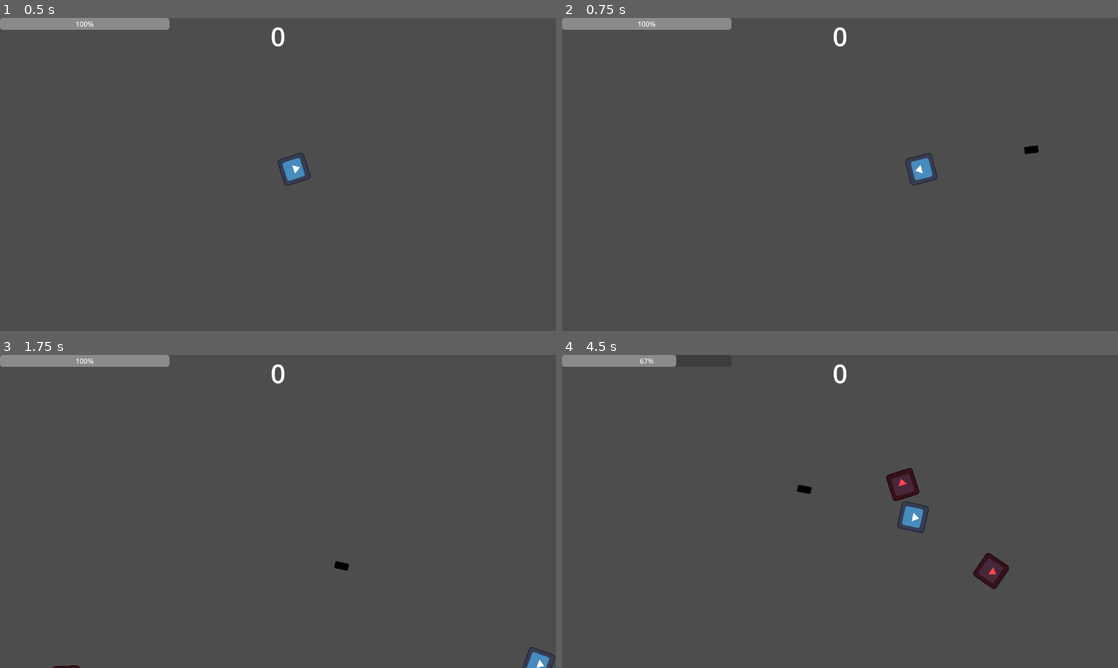
Above: before the commit, frames 1-4 (two rows, left to right).
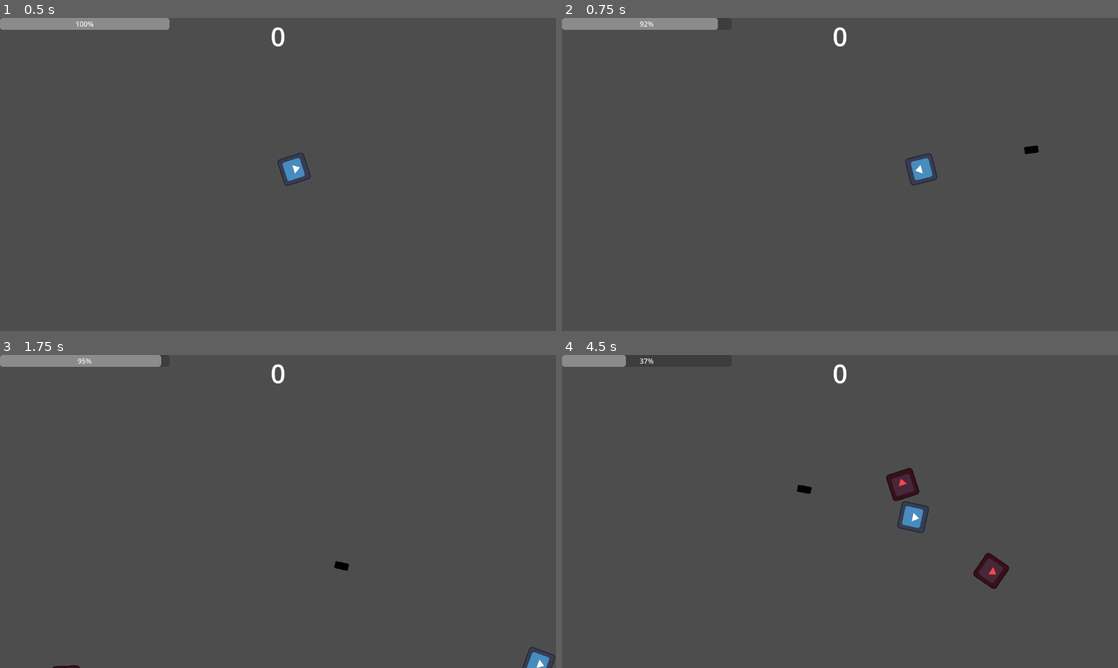
Above: after the commit, the same moments.

Repository: adsuttman/GDTest
Game: Godot game, scene res://main_level.tscn
Same seed, same stepped clock (60 frames per second), same inputs: the game is played once before the commit and once after it. The engine's default icon, where the game draws it, is replaced by a stand-in: a white triangle on a blue panel in a dark square.
Inputs (mouse positions are in pixels of both pictures, inside the frame that each line leads up to):
- Up to frame 1 (0.5 s): no input
- Up to frame 2 (0.75 s): tap Enter at 0.5 s; move the mouse to (962, 158) at 0.52 s; hold D (move_right) from 0.53 s (still down); tap Space (shoot) at 0.6 s
- Up to frame 3 (1.75 s): move the mouse to (166, 527) at 1.27 s; release D (move_right) at 1.28 s; hold S (move_down) from 1.28 s (still down); tap Shift (boost) at 1.35 s; tap Space (shoot) at 1.55 s
- Up to frame 4 (4.5 s): move the mouse to (895, 442) at 2.02 s; release S (move_down) at 2.03 s; hold D (move_right) 2.03-2.78 s; tap Space (shoot) at 2.1, 2.85, 3.8, 4.35 s; move the mouse to (812, 574) at 2.77 s; hold W (move_up) 2.78-3.53 s; move the mouse to (1006, 558) at 3.52 s; hold Shift (boost) 3.53-4.28 s; hold A (move_left) from 3.53 s (still down); move the mouse to (673, 464) at 4.27 s

Frame 1 is identical in both runs. In frame 2, 0.1% of the frame differs, in the area x 13-31%, y 0-4%; in frame 3, less than 0.1%; in frame 4, 0.3%, in the area x 11-21%, y 0-4%.

Commit message:
added energy cost to shooting

Diff:
--- a/player_character.gd
+++ b/player_character.gd
@@ -21,7 +21,7 @@
 func _physics_process(delta: float) -> void:
 	move()
 	look_at(get_global_mouse_position())
-	if Input.is_action_just_pressed("shoot"): shoot()
+	if Input.is_action_just_pressed("shoot") and energy > 0: shoot()
 
 func move() -> void:
 	var movement: Vector2 = Vector2.ZERO
@@ -51,6 +51,7 @@
 	inst.spawned_from = self
 	owner.add_child(inst)
 	inst.transform = projectile_spawn_point.global_transform
+	energy -= 15
 
 func set_energy(value: int) -> void:
 	if value > max_energy:
